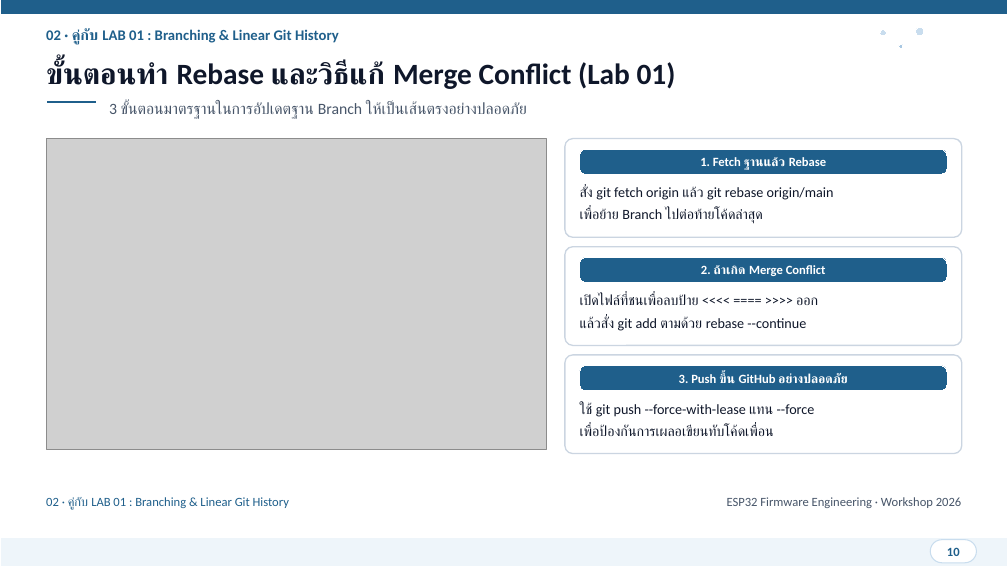
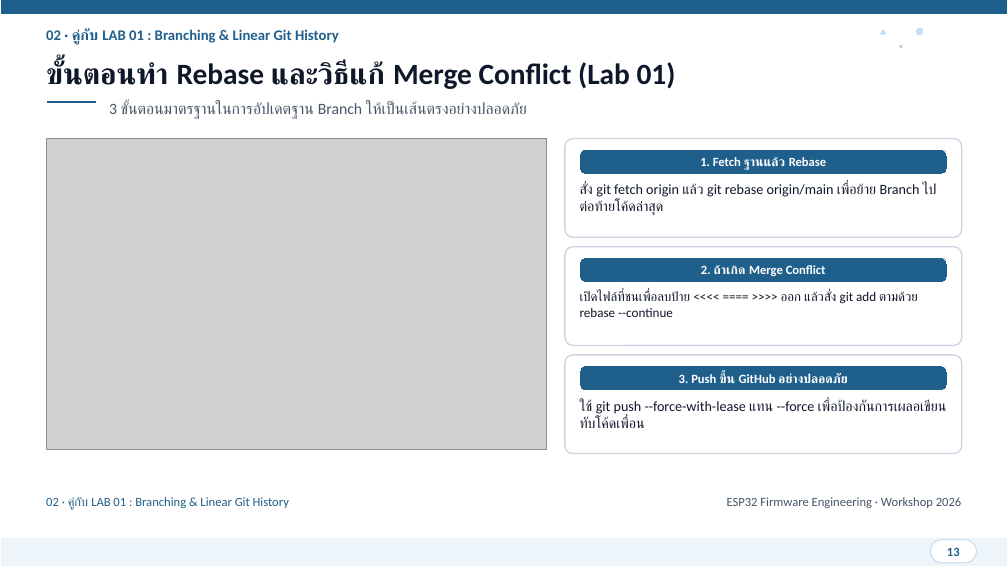
Before and after one commit to FreshmanMentor/git-practice, a slide deck: slide 13 of presentation/ESP32_Git_CICD_Workshop.pptx (slide 10 before the commit). Drawn at 1008x567 pixels with LibreOffice and Linux fonts; fonts in the diff are those of the drawing; grey boxes stand for pictures. Boxes give left, top, right and bottom in pixels: in the first picture for what was removed or moved away, otherwise in the second. Text is boxed around its words. In the diff, an @@ line names an element or a change of style, - is before the commit and + after.

```diff
--- a/presentation/ESP32_Git_CICD_Workshop.pptx
+++ b/presentation/ESP32_Git_CICD_Workshop.pptx
@@ text at [580,183,920,215]: text changed @@
-สั่ง git fetch origin แล้ว git rebase origin/main
-เพื่อย้าย Branch ไปต่อท้ายโค้ดล่าสุด
+สั่ง git fetch origin แล้ว git rebase origin/main เพื่อย้าย Branch ไปต่อท้ายโค้ดล่าสุด
@@ text at [580,291,918,317]: text changed; size 13.5 to 12.5 pt @@
-เปิดไฟล์ที่ชนเพื่อลบป้าย <<<< ==== >>>> ออก
-แล้วสั่ง git add ตามด้วย rebase --continue
+เปิดไฟล์ที่ชนเพื่อลบป้าย <<<< ==== >>>> ออก แล้วสั่ง git add ตามด้วย rebase --continue
@@ text at [580,399,946,428]: text changed @@
-ใช้ git push --force-with-lease แทน --force
-เพื่อป้องกันการเผลอเขียนทับโค้ดเพื่อน
+ใช้ git push --force-with-lease แทน --force เพื่อป้องกันการเผลอเขียนทับโค้ดเพื่อน
@@ text at [947,547,960,556]: text changed @@
-10
+13
```
Also in this commit, not shown: 27 other slides changed, 11 slides added, 1 other file.
